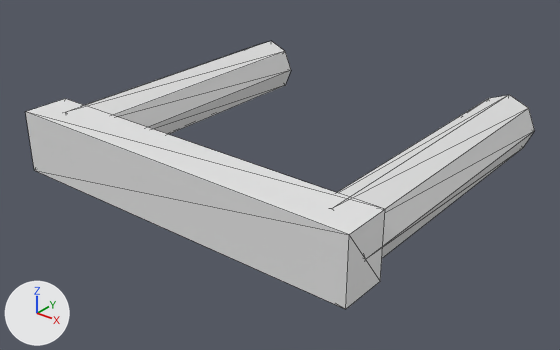
A saved change to the OBJ model assets/models/portal.obj.
Both versions are drawn from a 50 mm camera at (2.82, -4.67, 1.94) aimed at (0.04, -1.18, -0.22). Lighting does not change. The marker at lower left points along +X, +Y and +Z. The picture after the commit comes second. Mesh edges are drawn as thin lines. Where no turn or scale is listed for an object, it has been applied to the vertices.

In view in the first picture: 'portal'.
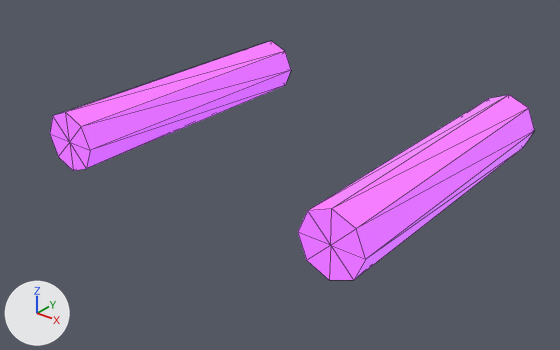
Where the change shows, as pixel boxes [x1, y1, x2, y2] in the pictures (560 x 350 px):
'portal', reshaped (11% shorter): before [26, 41, 535, 309]; after [50, 41, 535, 280]
part 1 of me_portal, deleted: before [26, 99, 385, 309]
part 2 of me_portal, recoloured (white to purple): before [85, 41, 535, 258]; after [50, 41, 535, 280]

Edits to the bpy script that builds the scene:
```text
Add mat_portal_mat:
    mat_portal_mat = principled_material('portal_mat')
    mat_portal_mat.base_color = (0.5, 0.1, 0.8)  # purple #bc59e7
    mat_portal_mat.roughness = 0.106
    mat_portal_mat.emission_color = (0.5, 0.1, 0.8)  # purple #bc59e7
    mat_portal_mat.emission_strength = 1.0
Change me_portal:
    used by ob_portal; location = (0.0, 0.0, 0.0)
    remove me_portal.from_pydata(...)  # 44 vertices, 76 faces; spans x -1.2..1.2, y -2.15..0.0, z -0.2..0.2
    add me_portal.from_pydata(...)  # 36 vertices, 64 faces; spans x -1.2..1.2, y -2.0..0.0, z -0.2..0.2
    me_portal part 1: the loose piece of 8 vertices spanning x -1.2..1.2, y -2.15..-1.85, z -0.2..0.2 is deleted
    me_portal part 2: 64 faces spanning x -1.2..1.2, y -2.0..0.0, z -0.2..0.2 switch from no material to mat_portal_mat (purple #bc59e7, glowing purple #bc59e7)
```
